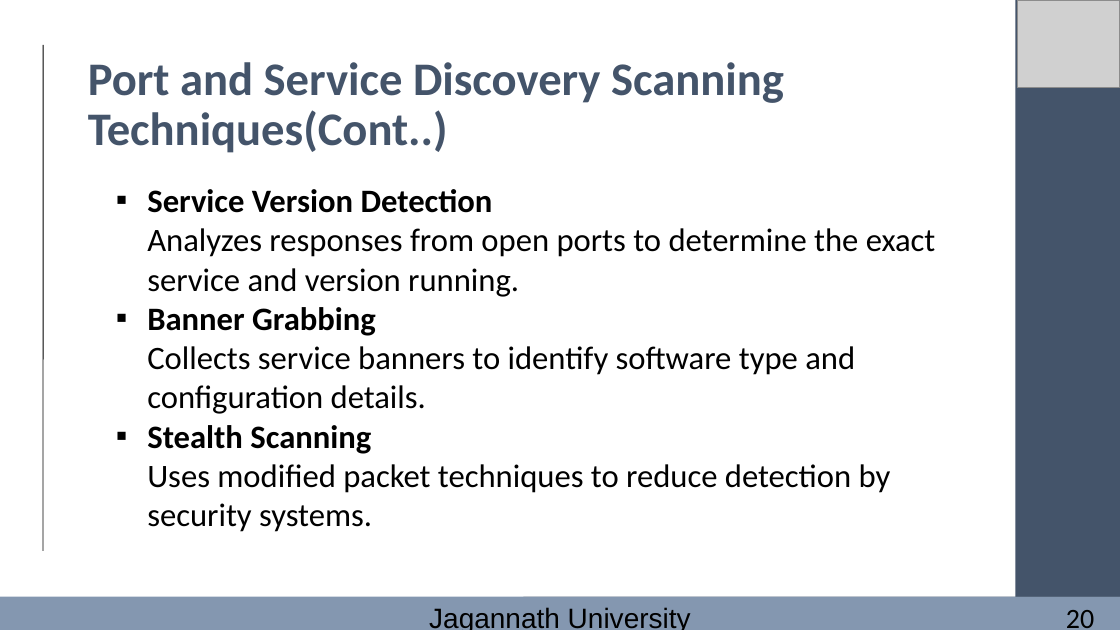
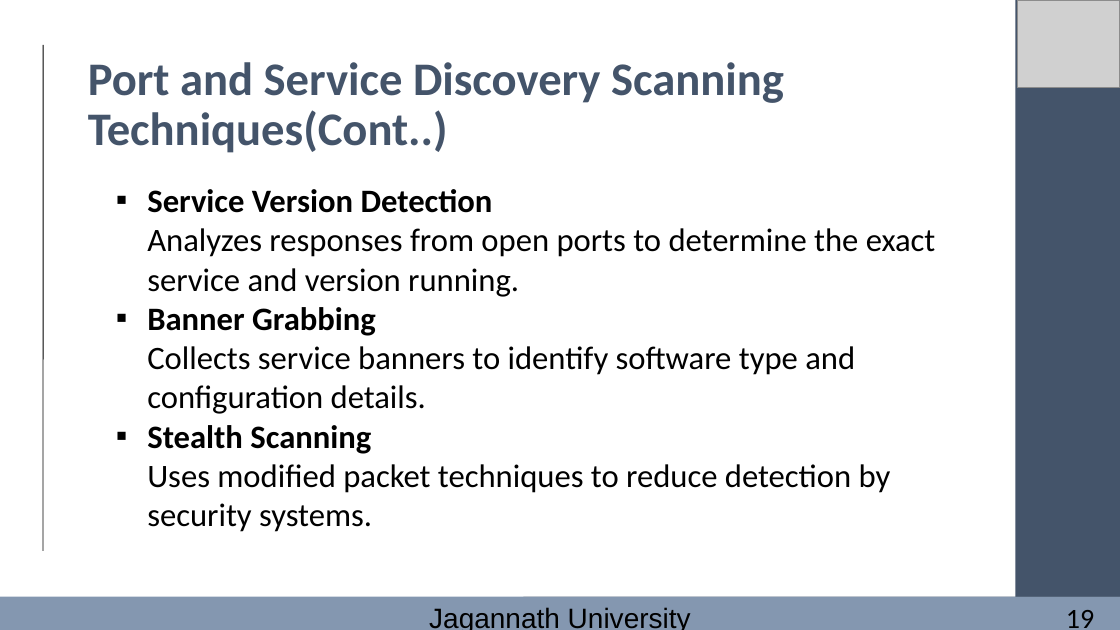
Before and after one commit to FarhanaSuci/MSc_JnU_PresentationSlides, a slide deck: slide 19 of Presentetion_EthicalHacking (1).pptx. Drawn at 1120x630 pixels with LibreOffice and Linux fonts; fonts in the diff are those of the drawing; grey boxes stand for pictures. Boxes give left, top, right and bottom in pixels: in the first picture for what was removed or moved away, otherwise in the second. Text is boxed around its words. In the diff, an @@ line names an element or a change of style, - is before the commit and + after.

```diff
--- a/Presentetion_EthicalHacking (1).pptx
+++ b/Presentetion_EthicalHacking (1).pptx
@@ text at (1066, 610, 1094, 628): text changed @@
-20
+19
```
Also in this commit, not shown: 30 other slides changed.
